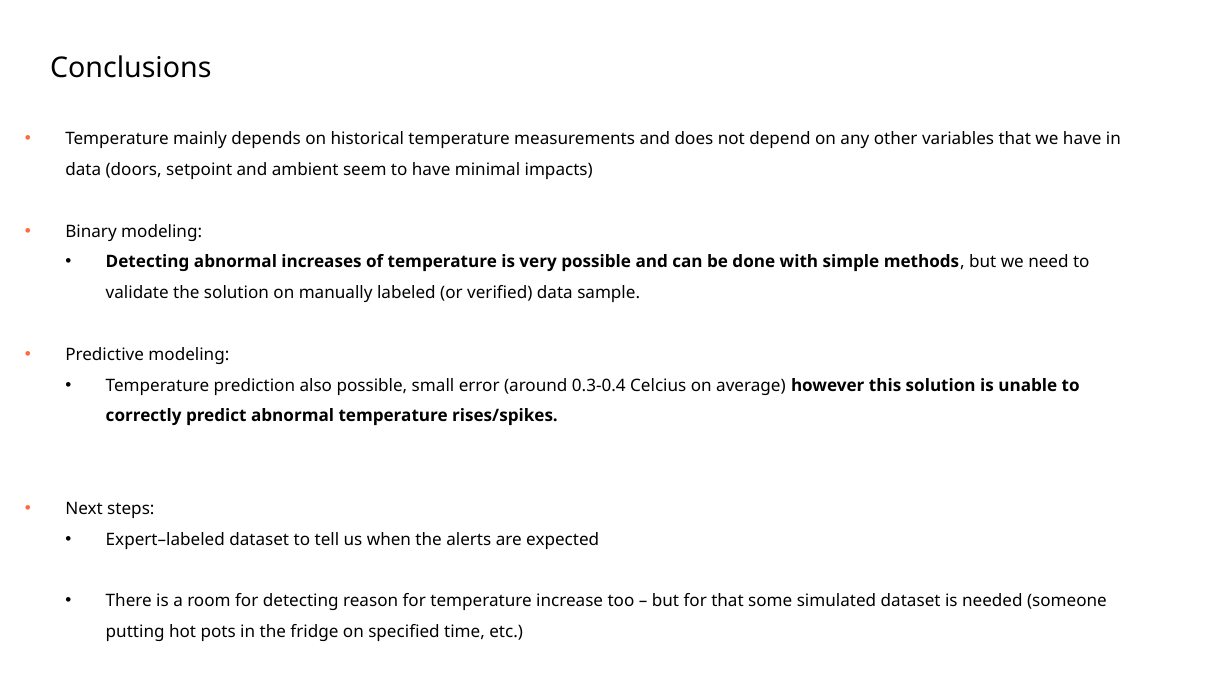
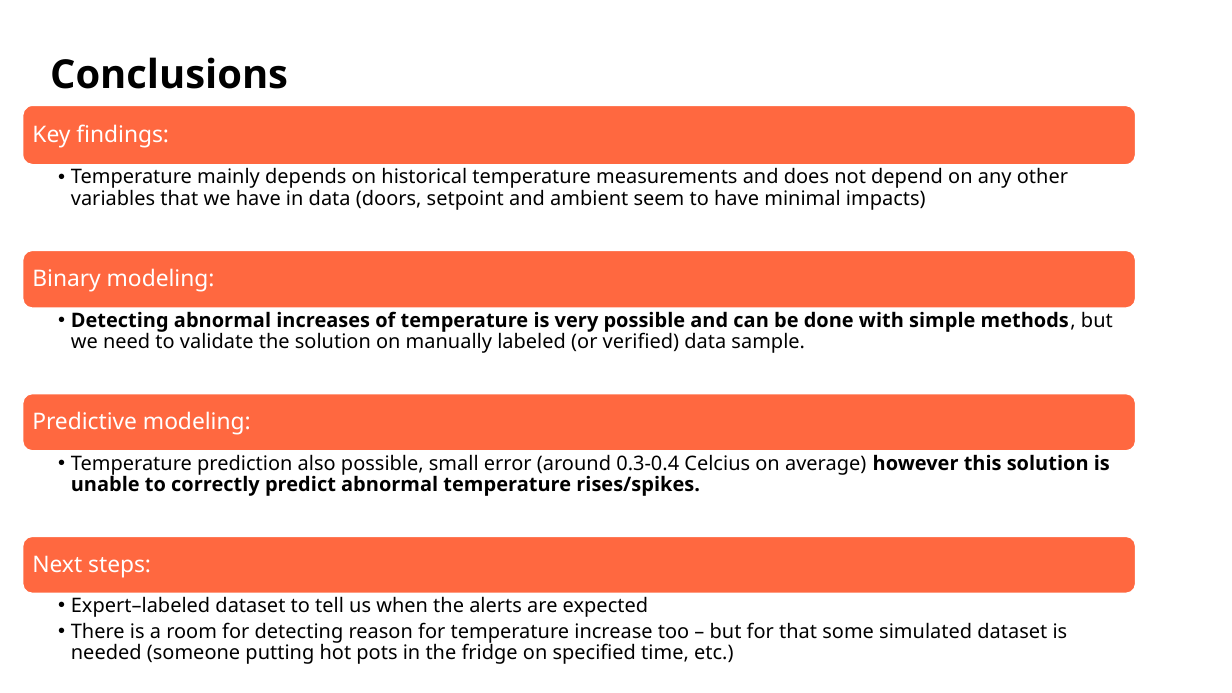
Before and after one commit to mnowicki94/udacity_clean_code_task, a slide deck: slide 28 of cdp.pptx (slide 30 before the commit). Drawn at 1232x693 pixels with LibreOffice and Linux fonts; fonts in the diff are those of the drawing; background and template pictures are left out. Boxes give left, top, right and bottom in pixels: in the first picture for what was removed or moved away, otherwise in the second. Text is boxed around its words. In the diff, an @@ line names an element or a change of style, - is before the commit and + after.

Commit message:
cdp new ver

```diff
--- a/cdp.pptx
+++ b/cdp.pptx
@@ title "Conclusions" at (50, 57, 288, 89): size 20 to 28 pt, bold on @@
@@ text removed at (65, 131, 1121, 641) @@
-• Temperature mainly depends on historical temperature measurements and does not depend on any other variables that we have in data (doors, setpoint and ambient seem to have minimal impacts)
-• Binary modeling:
-  • Detecting abnormal increases of temperature is very possible and can be done with simple methods, but we need to validate the solution on manually labeled (or verified) data sample.
-• Predictive modeling:
-  • Temperature prediction also possible, small error (around 0.3-0.4 Celcius on average) however this solution is unable to correctly predict abnormal temperature rises/spikes.
-• Next steps:
-  • Expert–labeled dataset to tell us when the alerts are expected
-  • There is a room for detecting reason for temperature increase too – but for that some simulated dataset is needed (someone putting hot pots in the fridge on specified time, etc.)
@@ group added at (23, 106, 1135, 664): 8 texts, 4 rounded rectangles @@
+Key findings:
+  • Temperature mainly depends on historical temperature measurements and does not depend on any other variables that we have in data (doors, setpoint and ambient seem to have minimal impacts)
+Binary modeling:
+  • Detecting abnormal increases of temperature is very possible and can be done with simple methods, but we need to validate the solution on manually labeled (or verified) data sample.
+Predictive modeling:
+  • Temperature prediction also possible, small error (around 0.3-0.4 Celcius on average) however this solution is unable to correctly predict abnormal temperature rises/spikes.
+Next steps:
+  • Expert–labeled dataset to tell us when the alerts are expected
+  • There is a room for detecting reason for temperature increase too – but for that some simulated dataset is needed (someone putting hot pots in the fridge on specified time, etc.)
```
Also in this commit, not shown: 30 other slides changed, 1 slide added, 3 slides removed.
